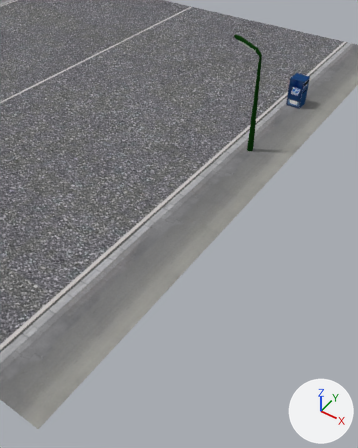
A saved change to the Blender file models/urban.blend.
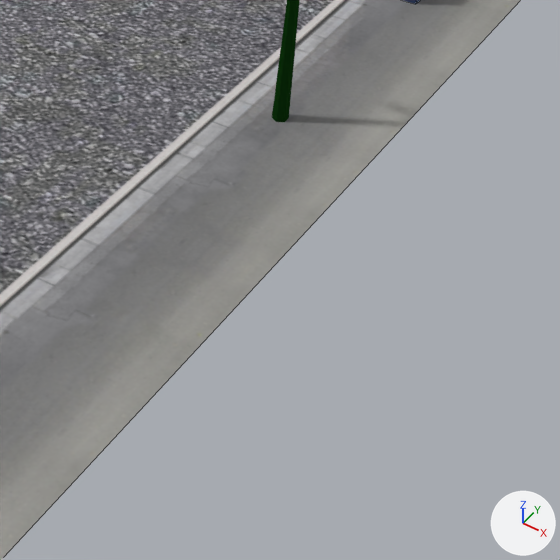
Each version is shown from a 50 mm lens placed at (1.44, -1.201, 0.851), pointed at (0.857, -0.357, -0.058), then close up on the part from 42% to 98% of the width and 24% to 69% of the height. The axes (+X, +Y, +Z) are drawn at lower right. The lights are the same throughout. The close-ups show mesh edges as thin lines.

The first close-up shows 'roadStraight', 'streetLamp'.
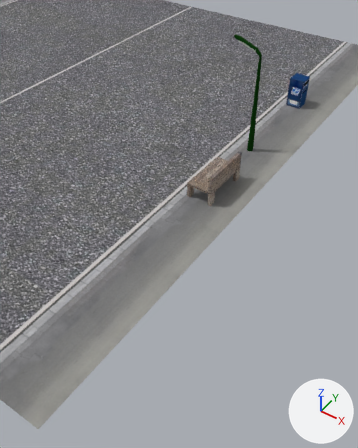
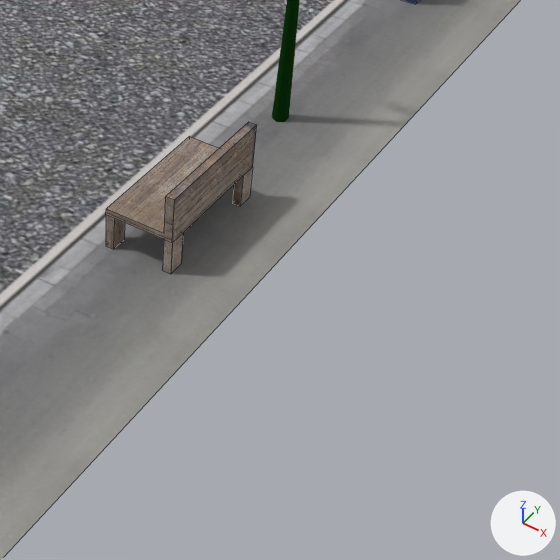
Boxes [x1, y1, x2, y2] around the edits, measured in the close-ups (560 x 560 px):
'urbanObject2', added
    after: [106, 122, 257, 274]

Edits to the bpy script that builds the scene:
```text
Add img_bench_jpg_001:
    img_bench_jpg_001 = load_image('bench.jpg.001', '../textures/Park/Park2/bench.jpg', 800, 612, 'sRGB')
Add mat_bench:
    mat_bench = diffuse_material('bench')
    mat_bench.texture = img_bench_jpg_001
Add me_plane_013:
    me_plane_013.from_pydata(...)  # 40 vertices, 28 faces; spans x 10.36..21.12, y -59.76..-50.8, z 0.0..5.62
    me_plane_013.materials.append(mat_bench)  # picture img_bench_jpg_001
Add ob_urbanobject2:
    ob_urbanobject2 = bpy.data.objects.new('urbanObject2', me_plane_013)
    ob_urbanobject2.location = (0.0, 0.0, 0.0)
    ob_urbanobject2.rotation_euler = (0.0, 0.0, 1.043)  # degrees (0, 0, 60)
    ob_urbanobject2.scale = (0.0159, 0.0159, 0.0159)
```
